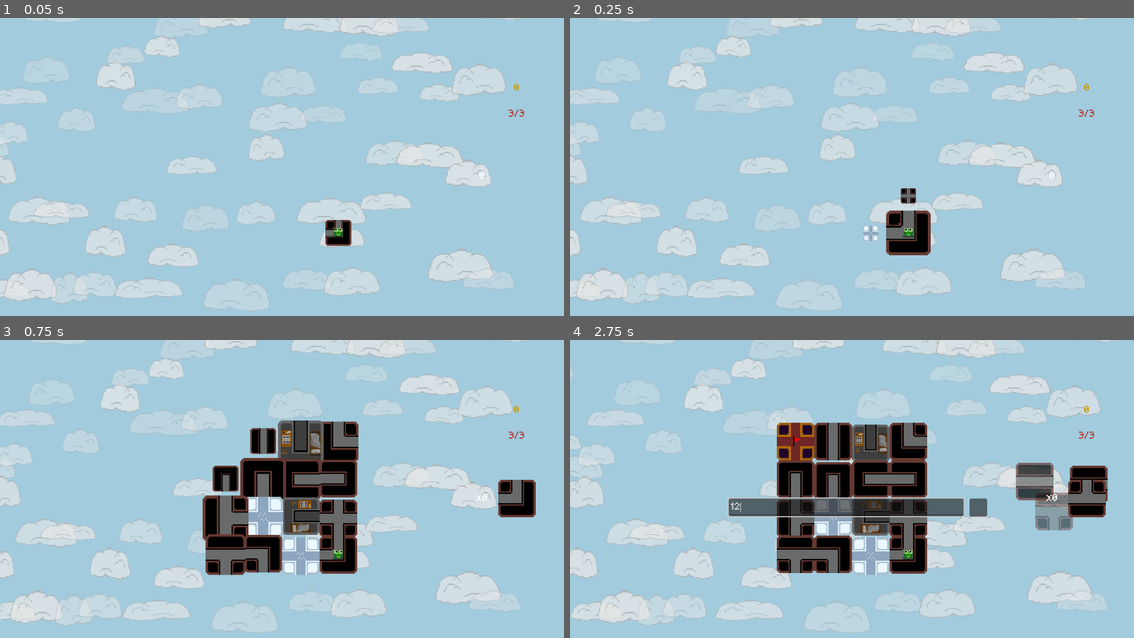
Above: before the commit, frames 1-4 (two rows, left to right).
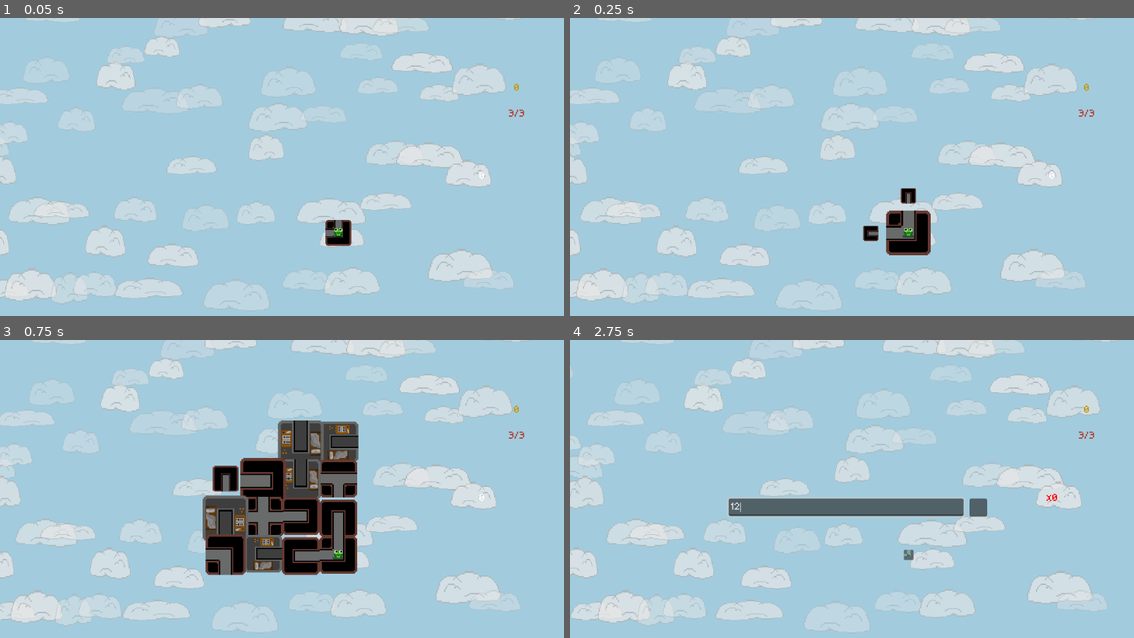
Above: after the commit, the same moments.

Repository: kalasherr/skycastle
Game: Godot game, scene res://scenes/game_scene.tscn
Same seed, same stepped clock (60 frames per second), same inputs: the game is played once before the commit and once after it.
Inputs (mouse positions are in pixels of both pictures, inside the frame that each line leads up to):
- Up to frame 1 (0.05 s): no input
- Up to frame 2 (0.25 s): no input
- Up to frame 3 (0.75 s): tap Enter (ui_accept) at 0.5 s; move the mouse to (406, 483) at 0.52 s
- Up to frame 4 (2.75 s): tap Enter (ui_accept) at 0.77, 1.52 s; move the mouse to (739, 515) at 1.27 s; hold Down (ui_down) 1.28-2 s; click (846, 506) at 2.02 s; type "12" at 2.1 s

Frame 1 is identical in both runs. In frame 2, 0.2% of the frame differs, in the area x 51-62%, y 57-75%; in frame 3, 7.8%; in frame 4, 15%, in the area x 36-96%, y 27-79%.

Commit message:
light masks unfinished

Diff:
--- a/scenes/stuff/applied_cards.tscn
+++ b/scenes/stuff/applied_cards.tscn
@@ -3,6 +3,8 @@
 [ext_resource type="Script" uid="uid://dqodbga1doc1o" path="res://scripts/stuff/applied_cards.gd" id="1_e78l3"]
 
 [node name="AppliedCards" type="Node2D"]
+light_mask = 2
 script = ExtResource("1_e78l3")
 
 [node name="Cards" type="Node2D" parent="."]
+light_mask = 2
--- a/scenes/stuff/card_manager.tscn
+++ b/scenes/stuff/card_manager.tscn
@@ -3,7 +3,7 @@
 [ext_resource type="Script" uid="uid://ci26c5rokt5bc" path="res://scripts/stuff/card_manager.gd" id="1_lb6jb"]
 
 [node name="CardManager" type="Node2D"]
-z_index = 1
+z_index = 3
 script = ExtResource("1_lb6jb")
 
 [node name="Cards" type="Node2D" parent="."]
--- a/scenes/stuff/cards/card_manager_background.tscn
+++ b/scenes/stuff/cards/card_manager_background.tscn
@@ -1,6 +1,7 @@
-[gd_scene load_steps=4 format=3 uid="uid://cesocb2ox5tf2"]
+[gd_scene load_steps=6 format=3 uid="uid://cesocb2ox5tf2"]
 
 [ext_resource type="Script" uid="uid://bwhkxaqh23l6p" path="res://scripts/stuff/cards/card_manager_background.gd" id="1_selfh"]
+[ext_resource type="Texture2D" uid="uid://dp1kew065rcyt" path="res://sprites/stuff/cards/background.png" id="2_rljep"]
 
 [sub_resource type="Gradient" id="Gradient_npkf6"]
 colors = PackedColorArray(1, 1, 1, 1, 0, 0, 0, 1)
@@ -12,19 +13,33 @@
 fill_from = Vector2(0, 1)
 fill_to = Vector2(0, 0.482906)
 
+[sub_resource type="CanvasItemMaterial" id="CanvasItemMaterial_selfh"]
+light_mode = 1
+
 [node name="CardManagerBackground" type="Node2D"]
 script = ExtResource("1_selfh")
 
 [node name="PointLight2D" type="PointLight2D" parent="."]
+light_mask = 2
 position = Vector2(1000, 1000)
 scale = Vector2(2, 2)
 color = Color(0.8, 0.464533, 0.208, 1)
+range_item_cull_mask = 2
 texture = SubResource("GradientTexture2D_gyeho")
 
 [node name="ColorRect" type="ColorRect" parent="."]
+light_mask = 2
 z_index = -1
+material = SubResource("CanvasItemMaterial_selfh")
 offset_right = 1000.0
 offset_bottom = 1000.0
 scale = Vector2(2, 2)
 mouse_filter = 2
 color = Color(0, 0, 0, 1)
+
+[node name="Sprite2D" type="Sprite2D" parent="."]
+visible = false
+light_mask = 0
+position = Vector2(1000, 1000)
+scale = Vector2(2000, 2000)
+texture = ExtResource("2_rljep")
--- a/scenes/stuff/sin_card_manager.tscn
+++ b/scenes/stuff/sin_card_manager.tscn
@@ -3,6 +3,7 @@
 [ext_resource type="Script" uid="uid://ca5t5mosri8nv" path="res://scripts/stuff/sin_card_manager.gd" id="1_i0wos"]
 
 [node name="SinCardManager" type="Node2D"]
+z_index = 3
 script = ExtResource("1_i0wos")
 
 [node name="Cards" type="Node2D" parent="."]
--- a/scripts/cards/card.gd
+++ b/scripts/cards/card.gd
@@ -123,6 +123,16 @@
 		get_parent().get_parent().click()
 
 func destroy():
+	var f = func(x):
+		return x * x
+	var goal_position = init_position + Vector2(0,-1000)
+	var start_position = init_position
+	var init_time = 0.6
+	var curr_time = 0.0
+	while curr_time < init_time:
+		init_position = start_position * (1 - f.call(curr_time / init_time)) + goal_position * f.call(curr_time / init_time)
+		curr_time += get_process_delta_time()
+		await get_tree().process_frame
 	queue_free()
 	return
 
--- a/scripts/game_scene.gd
+++ b/scripts/game_scene.gd
@@ -177,7 +177,7 @@
 		var tile = BasicTile.new()
 		tile.tile_moves = moves
 		tile_deck.append(tile)
-	for i in range (0,10):
+	for i in range (0,1):
 		var moves = [Vector2(0,1), Vector2(0,-1), Vector2(1,0), Vector2(-1,0)]
 		for j in range(0,2):
 			moves.shuffle()
@@ -185,7 +185,7 @@
 		var tile = BasicTile.new()
 		tile.tile_moves = moves
 		tile_deck.append(tile)
-	for i in range (0,10):
+	for i in range (0,1):
 		var moves = [Vector2(0,1), Vector2(0,-1), Vector2(1,0), Vector2(-1,0)]
 		for j in range(0,1):
 			moves.shuffle()
@@ -199,11 +199,6 @@
 			moves.shuffle()
 			moves.pop_front()
 		var tile = BasicTile.new()
-		tile.tile_moves = moves
-		tile_deck.append(tile)
-	for i in range (0,5):
-		var tile = MirrorChamberTile.new()
-		var moves = get_tile_moves(tile)
 		tile.tile_moves = moves
 		tile_deck.append(tile)
 	for i in range (0,5):
--- a/scripts/stuff/applied_sin_cards.gd
+++ b/scripts/stuff/applied_sin_cards.gd
@@ -28,7 +28,6 @@
 func show_cards():
 	var cards = get_node("Cards").get_children()
 	for i in range(0,cards.size()):
-# 		cards[i].init_position.x -= ((cards[i].card_size.x + 20) * i * cards[i].scale.x)
 		cards[i].init_position.x = ((cards[i].card_size.x + 20) * i * cards[i].scale.x) + default_position
 	G.GS.disable_buttons()
 	if G.GS.game_phase == "player":
--- a/scripts/stuff/card_manager.gd
+++ b/scripts/stuff/card_manager.gd
@@ -58,29 +58,27 @@
 		else:
 			return - ((x/init_time - 1) ** 2) * 1.25 * 1.25 + 1
 
+	back.destroy()
+
 	while curr_time < init_time:
 		card.init_position = graph.call(curr_time) * target_position + (1 - graph.call(curr_time)) * start_position
 		curr_time += get_process_delta_time() * G.animation_time_scale
 		await get_tree().process_frame
 
+	if back:
+		await get_tree().create_timer(max(0,back.destroy_time - G.card_apply_time)).timeout
+
 	card.init_position = target_position
 	card.able()
 	card.reparent(applied.get_node("Cards"))
+	card.light_mask = 1
 	await card.apply()
 	emit_signal("card_applied")
 	applied.enable_cards()
-	back.destroy()
 	return
 
 func call_cards(next_turn = false):
-	back = load("res://scenes/stuff/cards/card_manager_background.tscn").instantiate()
-	back.name = "Background"
-	back.position.x = -1000
-	back.position.y = -1000
-	back.modulate[3] = 0
-	back.z_index = -1
-	back.inited = true
-	add_child(back)
+	call_background()
 	applied.hide_cards(next_turn)
 	applied.disable_cards()
 	var to_pick = generate_cards()
@@ -88,6 +86,7 @@
 		card.position.y = -1000
 		card.init_position.y = 0
 		card.init_position.x = - 480 + (to_pick.find(card) + 1) * (960.0 - to_pick.size() * card.card_size.x) / (to_pick.size() + 1) + card.card_size.x * (to_pick.find(card) + 0.5)
+		card.light_mask = 2
 		cards.add_child(card)
 	var init_time = 0.2
 	var curr_time = 0.0
@@ -106,3 +105,13 @@
 		card.option = card_name
 		to_return.append(card)
 	return to_return
+
+func call_background():
+	back = load("res://scenes/stuff/cards/card_manager_background.tscn").instantiate()
+	back.name = "Background"
+	back.position.x = -1000
+	back.position.y = -1000
+	back.modulate[3] = 0
+	back.z_index = -1
+	back.inited = true
+	add_child(back)
--- a/scripts/stuff/cards/card_manager_background.gd
+++ b/scripts/stuff/cards/card_manager_background.gd
@@ -5,26 +5,22 @@
 @onready var light = get_node("PointLight2D")
 var time = 0.0
 var inited = false
+var destroy_time = 0.2
 
 func _process(delta):
 	if inited:
 		time += delta
-		light.energy = (sin(time * 2) + 1) / 2
+		light.energy = (sin(time * 2) + 1) / 2 * 10
 
 func destroy():
 	inited = false
 	var curr_light = light.energy
-	var init_time = 0.2
+	var init_time = destroy_time
 	var curr_time = 0.0
-	while curr_time < init_time:
-		curr_time += get_process_delta_time()
-		light.energy = curr_light * (1 - curr_time / init_time)
-		await get_tree().process_frame
-	init_time = 0.5
-	curr_time = 0.0
 	var curr_modulate = modulate[3]
 	while curr_time < init_time:
-		curr_time += get_process_delta_time()
+		curr_time += get_process_delta_time() * G.animation_time_scale
+		light.energy = curr_light * (1 - curr_time / init_time)
 		modulate[3] = curr_modulate * (1 - curr_time / init_time)
 		await get_tree().process_frame
 	queue_free()
--- a/stuff/assets/default_canvasitem_material.tres
+++ b/stuff/assets/default_canvasitem_material.tres
@@ -1,3 +1,4 @@
 [gd_resource type="CanvasItemMaterial" format=3 uid="uid://cbtkpoui5gd0s"]
 
 [resource]
+light_mode = 1
Binary file changed: sprites/cards/card_base.png
